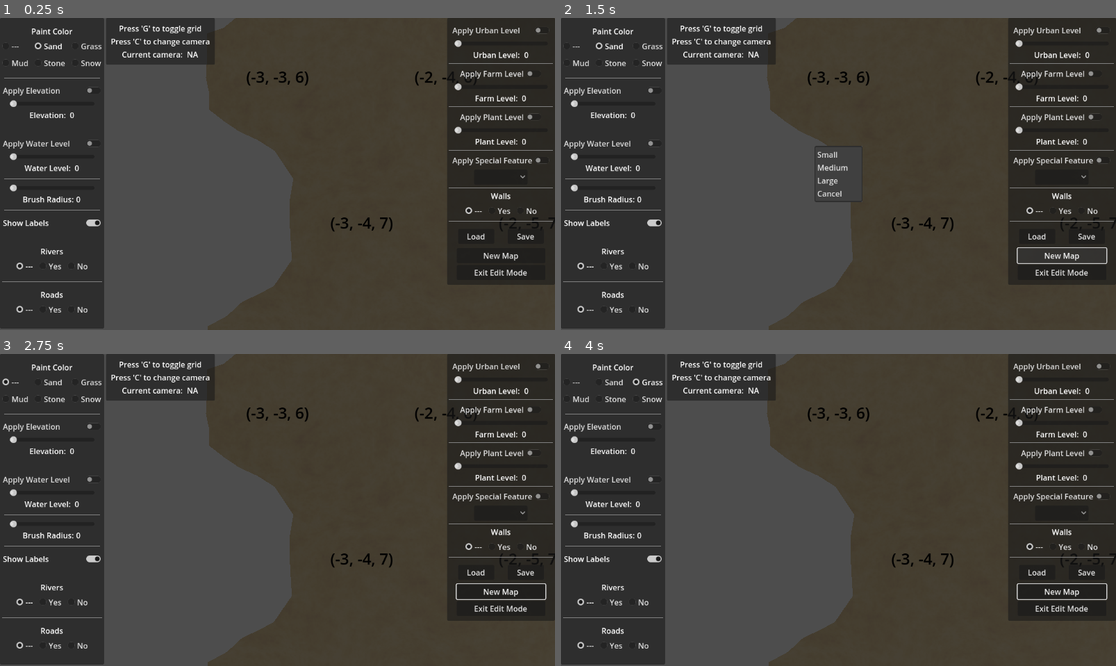
Above: before the commit, frames 1-4 (two rows, left to right).
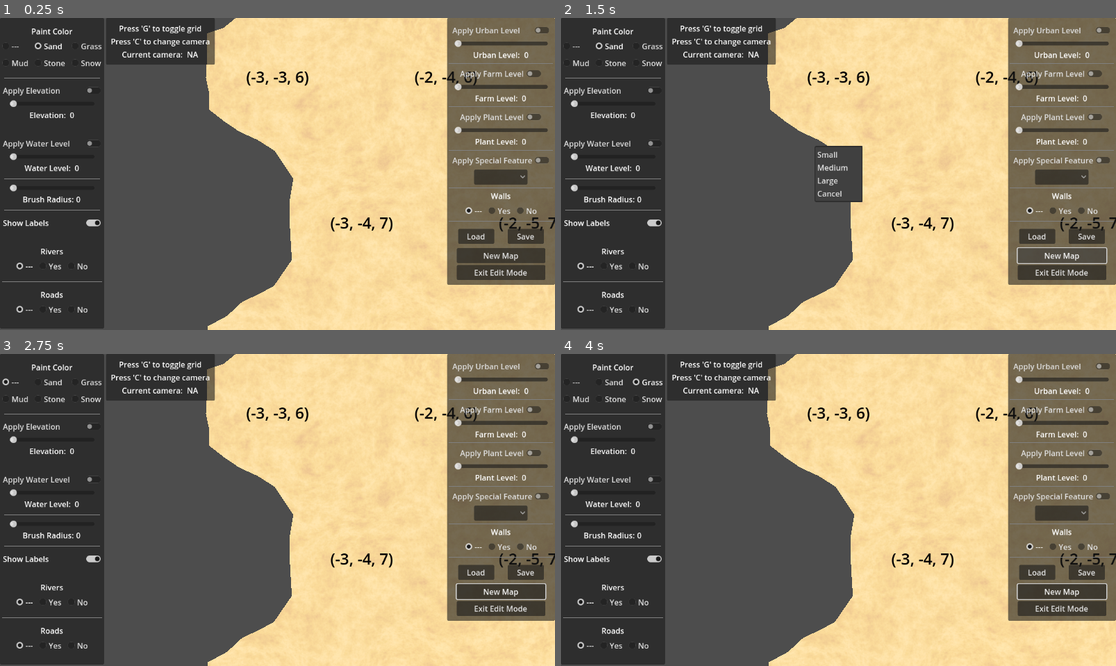
Above: after the commit, the same moments.

Repository: davepruitt/hex_map_godot
Game: Godot game, scene res://scenes/main.tscn
The game is run twice, just before and just after one commit, with the same random seed, the same clock (stepped at 60 frames per second) and the same inputs.
Inputs:
- Up to frame 1 (0.25 s): no input
- Up to frame 2 (1.5 s): click "New Map" at 0.5 s; click "New Map" at 1.25 s
- Up to frame 3 (2.75 s): click "---" at 2 s
- Up to frame 4 (4 s): click "Sand" at 2.75 s; click "Grass" at 3.5 s

The runs differ from the first frame. In frame 1, 53% of the frame differs, in the area x 37-100%, y 0-100%; in frame 2, 53%; in frame 3, 53%; in frame 4, 53%.

Commit message:
Added the "HEX_MAP_EDIT_MODE" global shader parameter. Completed through section 1.2 of tutorial 21.

Diff:
--- a/hex_project_godot/project.godot
+++ b/hex_project_godot/project.godot
@@ -56,3 +56,7 @@
 "type": "vec4",
 "value": Vector4(0, 0, 0, 0)
 }
+HEX_MAP_EDIT_MODE={
+"type": "bool",
+"value": true
+}
--- a/hex_project_godot/scripts/main.gd
+++ b/hex_project_godot/scripts/main.gd
@@ -93,7 +93,13 @@
 	_toggle_edit_mode(true)
 
 func _toggle_edit_mode (toggled: bool) -> void:
+	#Set the edit_mode flag
 	edit_mode = toggled
+
+	#Set the "HEX_MAP_EDIT_MODE" global shader flag
+	RenderingServer.global_shader_parameter_set("HEX_MAP_EDIT_MODE", edit_mode)
+
+	#Enable or disable various UI elements based on the edit mode setting
 	if (edit_mode):
 		edit_mode_ui.enable()
 		game_mode_ui.disable()
Not shown, changed: hex_project_godot/shaders/hex_cell_data.gdshaderinc
